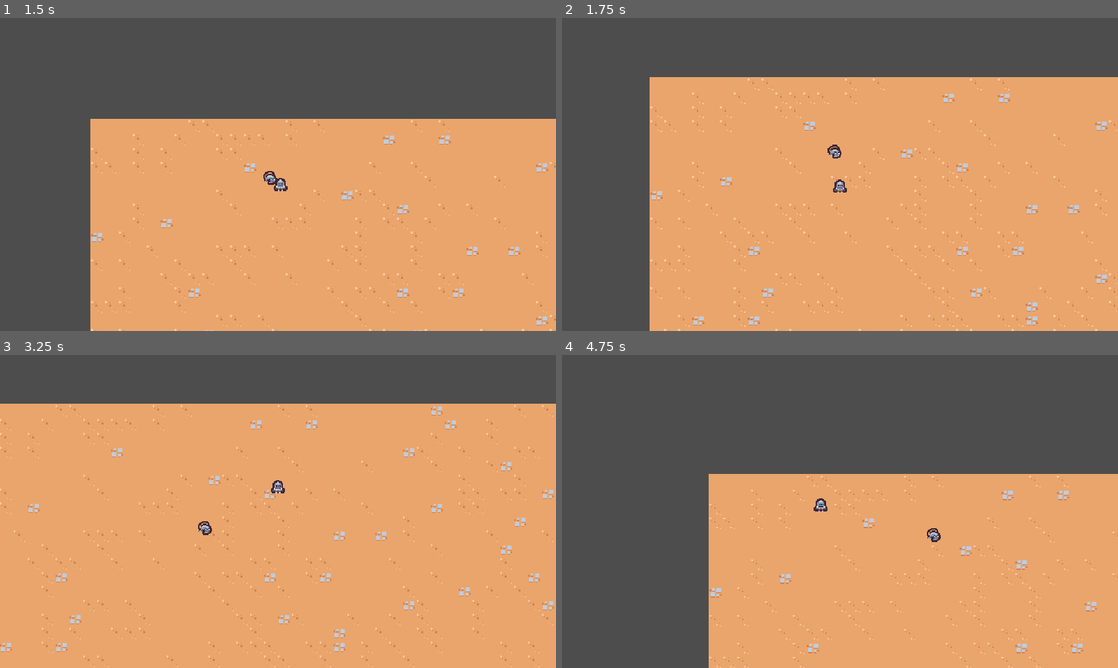
Above: before the commit, frames 1-4 (two rows, left to right).
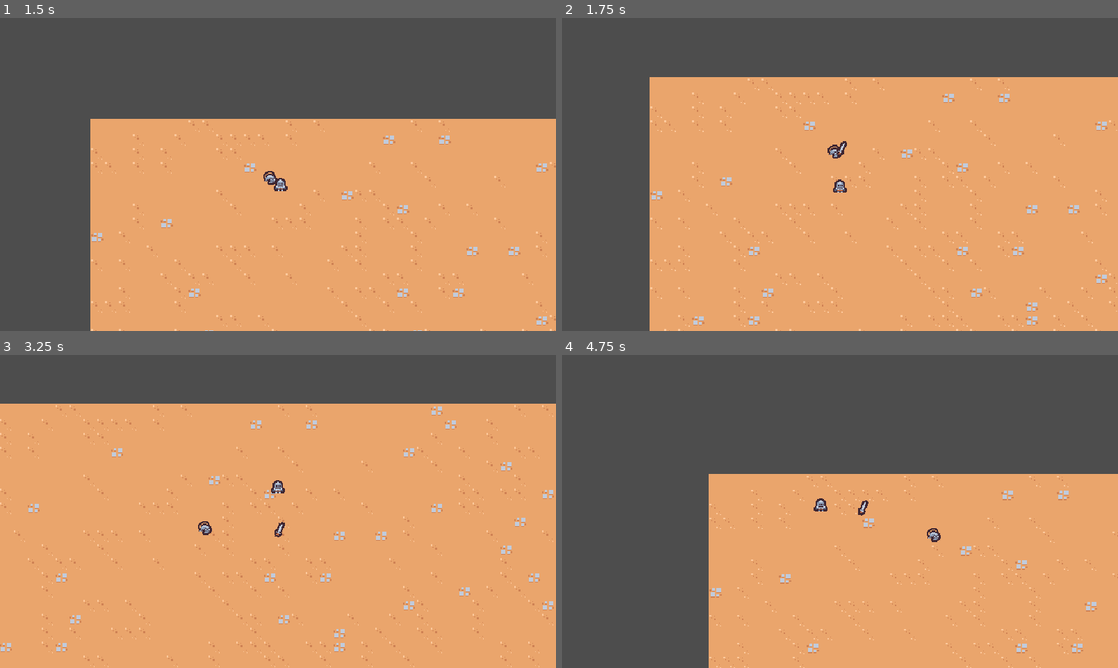
Above: after the commit, the same moments.

Repository: officer47p/2d-survivors-game
Game: Godot game, scene res://scenes/main/main.tscn
The game is run twice, just before and just after one commit, with the same random seed, the same clock (stepped at 60 frames per second) and the same inputs.
Inputs:
- Up to frame 1 (1.5 s): hold D (move_right) 0.53-1.28 s; hold S (move_down) from 1.28 s (still down)
- Up to frame 2 (1.75 s): keep holding S (move_down)
- Up to frame 3 (3.25 s): release S (move_down) at 2.03 s; hold D (move_right) 2.03-2.78 s; hold W (move_up) from 2.78 s (still down)
- Up to frame 4 (4.75 s): release W (move_up) at 3.53 s; hold A (move_left) from 3.53 s (still down)

Frame 1 is identical in both runs. In frame 2, less than 0.1% of the frame differs, in the area x 49-52%, y 39-45%; in frame 3, less than 0.1%, in the area x 49-52%, y 53-59%; in frame 4, less than 0.1%.

Commit message:
Add sword

Diff:
--- /dev/null
+++ b/scenes/ability/sword_ability/sword_ability.tscn
@@ -0,0 +1,88 @@
+[gd_scene format=3 uid="uid://clfw53akc6k7"]
+
+[ext_resource type="Texture2D" uid="uid://7a8d5cua4t6y" path="res://scenes/ability/sword_ability/sword.png" id="1_upg5g"]
+
+[sub_resource type="Animation" id="Animation_upg5g"]
+length = 0.001
+tracks/0/type = "value"
+tracks/0/imported = false
+tracks/0/enabled = true
+tracks/0/path = NodePath("Sprite2D:rotation")
+tracks/0/interp = 1
+tracks/0/loop_wrap = true
+tracks/0/keys = {
+"times": PackedFloat32Array(0),
+"transitions": PackedFloat32Array(1),
+"update": 0,
+"values": [0.0]
+}
+tracks/1/type = "value"
+tracks/1/imported = false
+tracks/1/enabled = true
+tracks/1/path = NodePath("Sprite2D:scale")
+tracks/1/interp = 1
+tracks/1/loop_wrap = true
+tracks/1/keys = {
+"times": PackedFloat32Array(0),
+"transitions": PackedFloat32Array(1),
+"update": 0,
+"values": [Vector2(1, 1)]
+}
+
+[sub_resource type="Animation" id="Animation_abpad"]
+resource_name = "swing"
+length = 0.75
+tracks/0/type = "value"
+tracks/0/imported = false
+tracks/0/enabled = true
+tracks/0/path = NodePath("Sprite2D:rotation")
+tracks/0/interp = 2
+tracks/0/loop_wrap = true
+tracks/0/keys = {
+"times": PackedFloat32Array(0, 0.2, 0.4, 0.6, 0.75),
+"transitions": PackedFloat32Array(1, 1, 1, 1, 1),
+"update": 0,
+"values": [-0.17453292519943295, 0.0, 3.141592653589793, 1.5707963267948966, 0.0]
+}
+tracks/1/type = "value"
+tracks/1/imported = false
+tracks/1/enabled = true
+tracks/1/path = NodePath("Sprite2D:scale")
+tracks/1/interp = 2
+tracks/1/loop_wrap = true
+tracks/1/keys = {
+"times": PackedFloat32Array(0, 0.1, 0.2, 0.35000002, 0.5, 0.75),
+"transitions": PackedFloat32Array(1, 1, 1, 1, 5.656853, 1),
+"update": 0,
+"values": [Vector2(0, 0), Vector2(1.2, 1.2), Vector2(1, 1), Vector2(2, 2), Vector2(1, 1), Vector2(0, 0)]
+}
+tracks/2/type = "method"
+tracks/2/imported = false
+tracks/2/enabled = true
+tracks/2/path = NodePath(".")
+tracks/2/interp = 1
+tracks/2/loop_wrap = true
+tracks/2/keys = {
+"times": PackedFloat32Array(0.75),
+"transitions": PackedFloat32Array(1),
+"values": [{
+"args": [],
+"method": &"queue_free"
+}]
+}
+
+[sub_resource type="AnimationLibrary" id="AnimationLibrary_t8g1f"]
+_data = {
+&"RESET": SubResource("Animation_upg5g"),
+&"swing": SubResource("Animation_abpad")
+}
+
+[node name="SwordAbility" type="Node2D" unique_id=1682415541]
+
+[node name="Sprite2D" type="Sprite2D" parent="." unique_id=1932831582]
+texture = ExtResource("1_upg5g")
+offset = Vector2(0, -4)
+
+[node name="AnimationPlayer" type="AnimationPlayer" parent="." unique_id=194614313]
+libraries/ = SubResource("AnimationLibrary_t8g1f")
+autoplay = &"swing"
--- /dev/null
+++ b/scenes/ability/sword_ability_controller/sword_ability_controller.gd
@@ -0,0 +1,14 @@
+extends Node
+
+@export var sword_ability: PackedScene
+
+func _ready() -> void:
+	$Timer.timeout.connect(on_timer_timeout)
+
+func on_timer_timeout():
+	var player = get_tree().get_first_node_in_group("player") as Node2D
+	if player == null:
+		return
+	var sword_instance = sword_ability.instantiate() as Node2D
+	player.get_parent().add_child(sword_instance)
+	sword_instance.global_position = player.global_position
--- /dev/null
+++ b/scenes/ability/sword_ability_controller/sword_ability_controller.tscn
@@ -0,0 +1,12 @@
+[gd_scene format=3 uid="uid://cvb6no2yslo31"]
+
+[ext_resource type="Script" uid="uid://lx4boenl5vu0" path="res://scenes/ability/sword_ability_controller/sword_ability_controller.gd" id="1_e8bxv"]
+[ext_resource type="PackedScene" uid="uid://clfw53akc6k7" path="res://scenes/ability/sword_ability/sword_ability.tscn" id="2_rfe3v"]
+
+[node name="SwordAbilityController" type="Node" unique_id=2091037098]
+script = ExtResource("1_e8bxv")
+sword_ability = ExtResource("2_rfe3v")
+
+[node name="Timer" type="Timer" parent="." unique_id=1639203294]
+wait_time = 1.5
+autostart = true
--- a/scenes/game_camera/game_camera.gd
+++ b/scenes/game_camera/game_camera.gd
@@ -10,7 +10,6 @@
 # Called every frame. 'delta' is the elapsed time since the previous frame.
 func _process(delta: float) -> void:
 	aquire_target()
-	print(target_position)
 	global_position = global_position.lerp(target_position, 1.0 - exp(-delta * 10))
 
 
--- a/scenes/player/player.tscn
+++ b/scenes/player/player.tscn
@@ -2,6 +2,7 @@
 
 [ext_resource type="Texture2D" uid="uid://bokv4fu06d0dn" path="res://scenes/player/player.png" id="1_d6veg"]
 [ext_resource type="Script" uid="uid://byfwycffe10lx" path="res://scenes/player/player.gd" id="1_dovo2"]
+[ext_resource type="PackedScene" uid="uid://cvb6no2yslo31" path="res://scenes/ability/sword_ability_controller/sword_ability_controller.tscn" id="2_gmlin"]
 
 [sub_resource type="CircleShape2D" id="CircleShape2D_8afob"]
 radius = 5.0
@@ -10,6 +11,10 @@
 collision_layer = 0
 script = ExtResource("1_dovo2")
 
+[node name="AbilityManager" type="Node" parent="." unique_id=1896853459]
+
+[node name="SwordAbilityController" parent="AbilityManager" unique_id=2091037098 instance=ExtResource("2_gmlin")]
+
 [node name="Sprite2D" type="Sprite2D" parent="." unique_id=140758252]
 texture = ExtResource("1_d6veg")
 offset = Vector2(0, -8)
Binary file added: scenes/ability/sword_ability/sword.png
Not shown, added: scenes/ability/sword_ability/sword.png.import
Not shown, added: scenes/ability/sword_ability_controller/sword_ability_controller.gd.uid
Binary file added: scenes/enemy/tile_0104.png
Not shown, added: scenes/enemy/tile_0104.png.import
